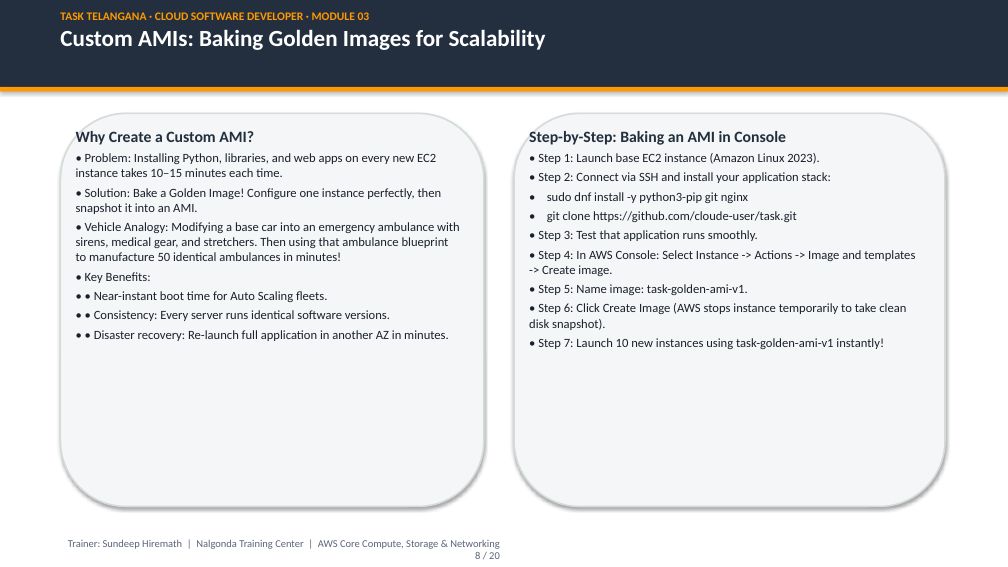
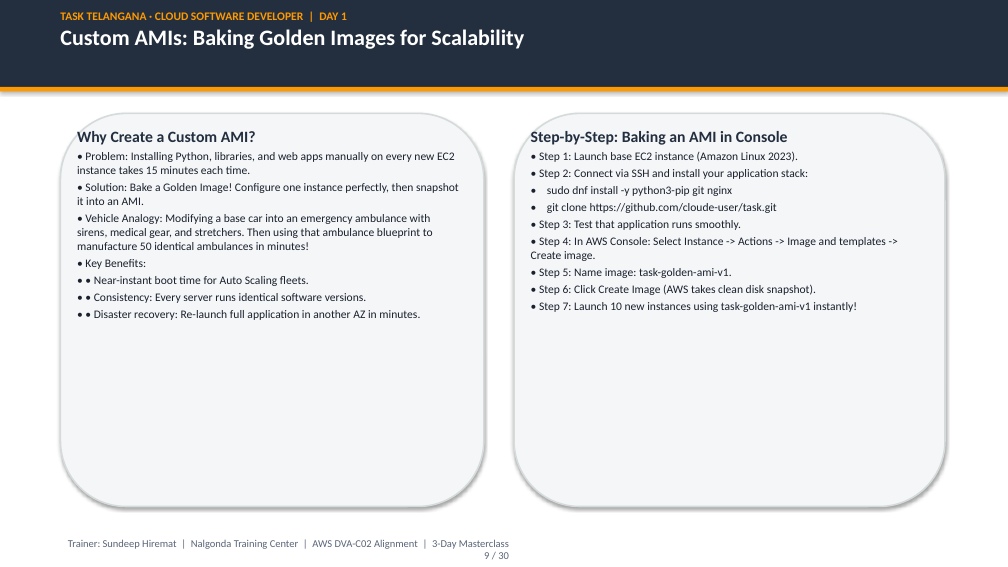
Before and after one commit to cloude-user/task, a slide deck: slide 9 of module_03_aws_core/presentation/Module_03_AWS_Core_Services_Masterclass.pptx (slide 8 before the commit). Drawn at 1008x567 pixels with LibreOffice and Linux fonts; fonts in the diff are those of the drawing. Boxes give left, top, right and bottom in pixels: in the first picture for what was removed or moved away, otherwise in the second. Text is boxed around its words. In the diff, an @@ line names an element or a change of style, - is before the commit and + after.

Commit message:
Feature/vpc networking (#3)
* docs(module03): add dedicated VPC networking & compute/storage/db master guides with analogies and diagrams

* docs(module03): expand EBS vs EFS block vs file deep dive, S3 7-tiers, HTTPS TLS handshake, and public vs private DNS

* feat(module03): infuse Tollywood cinema & Telangana kirana analogies, unify single versions, and update masterclass PPTX

* cloud-formation

---------

```diff
--- a/module_03_aws_core/presentation/Module_03_AWS_Core_Services_Masterclass.pptx
+++ b/module_03_aws_core/presentation/Module_03_AWS_Core_Services_Masterclass.pptx
@@ text at [60,12,347,20]: text changed @@
-TASK TELANGANA · CLOUD SOFTWARE DEVELOPER · MODULE 03
+TASK TELANGANA · CLOUD SOFTWARE DEVELOPER | DAY 1
@@ text at [60,29,524,49]: size 22 to 21 pt in "Custom AMIs: Baking Golden Images for Scalability" @@
@@ text at [77,152,455,174]: text changed; size 12 to 11 pt @@
-• Problem: Installing Python, libraries, and web apps on every new EC2 instance takes 10–15 minutes each time.
+• Problem: Installing Python, libraries, and web apps manually on every new EC2 instance takes 15 minutes each time.
@@ text at [531,151,886,312]: size 12 to 11 pt in "• Step 1: Launch base EC2 instance ...", "• Step 2: Connect via SSH and ...", "• sudo dnf install -y python3-pip git ...", "• git clone https://github.com/cloude-user/task.git" and 4 more places; less space between paragraphs @@
@@ text at [77,183,459,320]: size 12 to 11 pt in "• Solution: Bake a Golden Image! Configure ...", "• Vehicle Analogy: Modifying a base car ...", "• Key Benefits:", "• • Near-instant boot time for Auto ..." and 2 more places; less space between paragraphs @@
@@ text at [539,284,816,295]: text changed; size 12 to 11 pt @@
-• Step 6: Click Create Image (AWS stops instance temporarily to take clean disk snapshot).
+• Step 6: Click Create Image (AWS takes clean disk snapshot).
@@ text at [68,539,509,559]: text changed @@
-Trainer: Sundeep Hiremath | Nalgonda Training Center | AWS Core Compute, Storage & Networking
-8 / 20
+Trainer: Sundeep Hiremat | Nalgonda Training Center | AWS DVA-C02 Alignment | 3-Day Masterclass
+9 / 30
```
Also in this commit, not shown: 15 other slides changed, 12 slides added, 4 slides removed, 25 other files.
